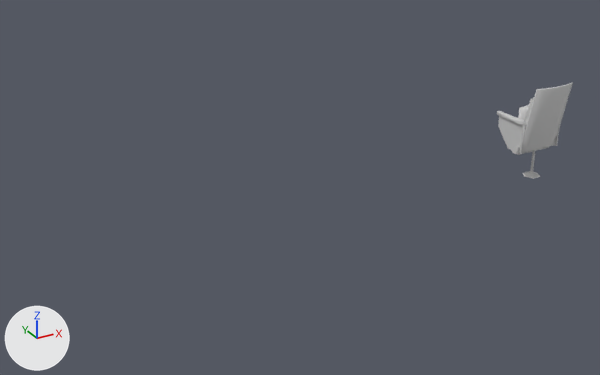
A saved change to the FBX model Assets/_3D_Assets_/Sala_Prensa/FBX/chair_sp.FBX.
One viewpoint serves both versions: a 50 mm camera at (-0.58, -3.08, 3.68) aimed at (3.03, 3.49, 0.39). The lights are fixed; the arrows at lower left show +X, +Y and +Z. Where no turn or scale is listed for an object, it has been applied to the vertices.

Objects in the first picture: 'chair_sp'.
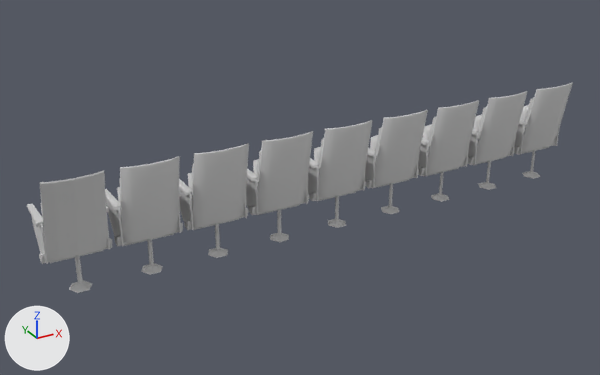
What differs and where, as boxes (x1, y1, x2, y2) in the pictures (600 x 375 px):
'chair_sp', reshaped (610% wider, 118% taller): before (497, 83, 573, 179); after (27, 83, 573, 293)
part 1 of me_mesh, added: after (478, 160, 496, 190)
part 2 of me_mesh, added: after (467, 148, 515, 165)
part 3 of me_mesh, added: after (476, 91, 527, 162)
part 4 of me_mesh, added: after (468, 133, 479, 165)
part 5 of me_mesh, added: after (472, 114, 505, 165)
part 6 of me_mesh, added: after (478, 106, 487, 142)
part 7 of me_mesh, added: after (431, 171, 449, 202)
part 8 of me_mesh, added: after (418, 160, 468, 176)
part 9 of me_mesh, added: after (427, 100, 479, 173)
part 10 of me_mesh, added: after (418, 143, 429, 176)
part 11 of me_mesh, added: after (423, 124, 459, 177)
part 12 of me_mesh, added: after (428, 117, 436, 155)
part 13 of me_mesh, added: after (381, 183, 399, 214)
part 14 of me_mesh, added: after (365, 170, 419, 188)
part 15 of me_mesh, added: after (375, 110, 428, 185)
part 16 of me_mesh, added: after (365, 154, 376, 188)
part 17 of me_mesh, added: after (370, 135, 409, 189)
part 18 of me_mesh, added: after (367, 148, 375, 156)
part 19 of me_mesh, added: after (375, 127, 382, 167)
part 20 of me_mesh, added: after (328, 195, 346, 228)
part 21 of me_mesh, added: after (309, 182, 366, 201)
part 22 of me_mesh, added: after (318, 120, 372, 198)
part 23 of me_mesh, added: after (27, 131, 366, 293)

The change, as a list of edits to the scene's bpy script:
```text
Change me_mesh:
    remove me_mesh.from_pydata(...)  # 121 vertices, 91 faces; spans x -0.302..0.3, y -0.221..0.356, z 0.006..1.11
    add me_mesh.from_pydata(...)  # 1089 vertices, 819 faces; spans x -5.477..0.3, y -0.221..0.356, z 0.006..1.11
    me_mesh part 1: the loose piece of 14 vertices spanning x -0.102..0.102, y -0.094..0.094, z 0.006..0.364 is copied, and the copy is moved by (-0.647, 0.0, 0.0); it spans x -0.749..-0.545, y -0.094..0.094, z 0.006..0.364
    me_mesh part 2: the loose piece of 12 vertices spanning x -0.301..0.3, y -0.05..0.046, z 0.324..0.415 is copied, and the copy is moved by (-0.647, 0.0, 0.0); it spans x -0.948..-0.347, y -0.05..0.046, z 0.324..0.415
    me_mesh part 3: the loose piece of 20 vertices spanning x -0.257..0.257, y -0.221..-0.033, z 0.346..1.11 is copied, and the copy is moved by (-0.647, 0.0, 0.0); it spans x -0.904..-0.389, y -0.221..-0.033, z 0.346..1.11
    me_mesh part 4: the loose piece of 14 vertices spanning x -0.271..-0.258, y -0.082..0.334, z 0.336..0.699 is copied, and the copy is moved by (-0.647, 0.0, 0.0); it spans x -0.918..-0.905, y -0.082..0.334, z 0.336..0.699
    me_mesh part 5: the loose piece of 12 vertices spanning x -0.227..0.227, y 0.002..0.108, z 0.284..0.829 is copied, and the copy is moved by (-0.647, 0.0, 0.0); it spans x -0.874..-0.42, y 0.002..0.108, z 0.284..0.829
    me_mesh part 6: the loose piece of 11 vertices spanning x -0.257..0.257, y -0.202..0.007, z 0.357..1.025 is copied, and the copy is moved by (-0.647, 0.0, 0.0); it spans x -0.904..-0.39, y -0.202..0.007, z 0.357..1.025
    me_mesh part 7: the loose piece of 14 vertices spanning x -0.102..0.102, y -0.094..0.094, z 0.006..0.364 is copied, and the copy is moved by (-1.294, 0.0, 0.0); it spans x -1.396..-1.192, y -0.094..0.094, z 0.006..0.364
    me_mesh part 8: the loose piece of 12 vertices spanning x -0.301..0.3, y -0.05..0.046, z 0.324..0.415 is copied, and the copy is moved by (-1.294, 0.0, 0.0); it spans x -1.595..-0.994, y -0.05..0.046, z 0.324..0.415
    me_mesh part 9: the loose piece of 20 vertices spanning x -0.257..0.257, y -0.221..-0.033, z 0.346..1.11 is copied, and the copy is moved by (-1.294, 0.0, 0.0); it spans x -1.551..-1.036, y -0.221..-0.033, z 0.346..1.11
    me_mesh part 10: the loose piece of 14 vertices spanning x -0.271..-0.258, y -0.082..0.334, z 0.336..0.699 is copied, and the copy is moved by (-1.294, 0.0, 0.0); it spans x -1.565..-1.552, y -0.082..0.334, z 0.336..0.699
    me_mesh part 11: the loose piece of 12 vertices spanning x -0.227..0.227, y 0.002..0.108, z 0.284..0.829 is copied, and the copy is moved by (-1.294, 0.0, 0.0); it spans x -1.521..-1.067, y 0.002..0.108, z 0.284..0.829
    me_mesh part 12: the loose piece of 11 vertices spanning x -0.257..0.257, y -0.202..0.007, z 0.357..1.025 is copied, and the copy is moved by (-1.294, 0.0, 0.0); it spans x -1.551..-1.037, y -0.202..0.007, z 0.357..1.025
    me_mesh part 13: the loose piece of 14 vertices spanning x -0.102..0.102, y -0.094..0.094, z 0.006..0.364 is copied, and the copy is moved by (-1.941, 0.0, 0.0); it spans x -2.043..-1.838, y -0.094..0.094, z 0.006..0.364
    me_mesh part 14: the loose piece of 12 vertices spanning x -0.301..0.3, y -0.05..0.046, z 0.324..0.415 is copied, and the copy is moved by (-1.941, 0.0, 0.0); it spans x -2.241..-1.64, y -0.05..0.046, z 0.324..0.415
    me_mesh part 15: the loose piece of 20 vertices spanning x -0.257..0.257, y -0.221..-0.033, z 0.346..1.11 is copied, and the copy is moved by (-1.941, 0.0, 0.0); it spans x -2.198..-1.683, y -0.221..-0.033, z 0.346..1.11
    me_mesh part 16: the loose piece of 14 vertices spanning x -0.271..-0.258, y -0.082..0.334, z 0.336..0.699 is copied, and the copy is moved by (-1.941, 0.0, 0.0); it spans x -2.212..-2.199, y -0.082..0.334, z 0.336..0.699
    me_mesh part 17: the loose piece of 12 vertices spanning x -0.227..0.227, y 0.002..0.108, z 0.284..0.829 is copied, and the copy is moved by (-1.941, 0.0, 0.0); it spans x -2.168..-1.713, y 0.002..0.108, z 0.284..0.829
    me_mesh part 18: the loose piece of 12 vertices spanning x -0.302..-0.229, y -0.049..0.356, z 0.674..0.709 is copied, and the copy is moved by (-1.941, 0.0, 0.0); it spans x -2.242..-2.17, y -0.049..0.356, z 0.674..0.709
    me_mesh part 19: the loose piece of 11 vertices spanning x -0.257..0.257, y -0.202..0.007, z 0.357..1.025 is copied, and the copy is moved by (-1.941, 0.0, 0.0); it spans x -2.198..-1.684, y -0.202..0.007, z 0.357..1.025
    me_mesh part 20: the loose piece of 14 vertices spanning x -0.102..0.102, y -0.094..0.094, z 0.006..0.364 is copied, and the copy is moved by (-2.587, 0.0, 0.0); it spans x -2.69..-2.485, y -0.094..0.094, z 0.006..0.364
    me_mesh part 21: the loose piece of 12 vertices spanning x -0.301..0.3, y -0.05..0.046, z 0.324..0.415 is copied, and the copy is moved by (-2.587, 0.0, 0.0); it spans x -2.888..-2.287, y -0.05..0.046, z 0.324..0.415
    me_mesh part 22: the loose piece of 20 vertices spanning x -0.257..0.257, y -0.221..-0.033, z 0.346..1.11 is copied, and the copy is moved by (-2.587, 0.0, 0.0); it spans x -2.845..-2.33, y -0.221..-0.033, z 0.346..1.11
    me_mesh part 23: 559 vertices added at x -5.477..-2.288, y -0.221..0.356, z 0.006..1.11
```
